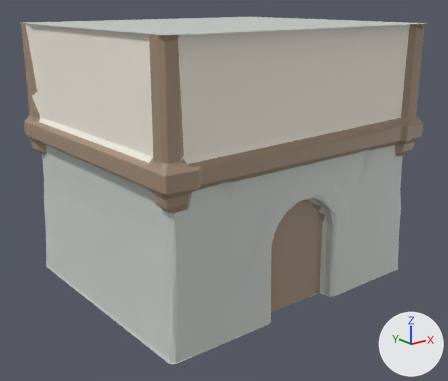
One commit to the glTF model docs/univers/archipeo/batiments/modeles/5e-batiment-logis-de-velin/etape-1.glb: the scene before it, then after it.
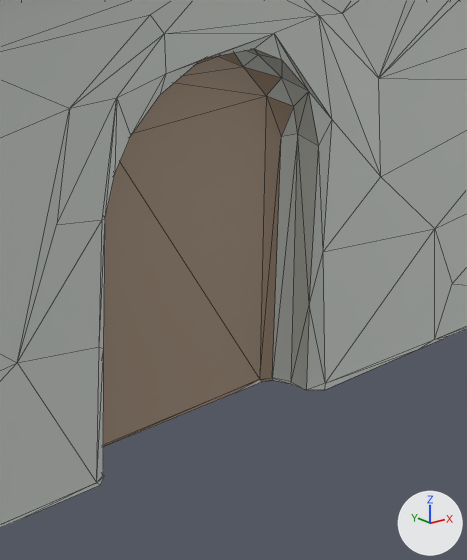
There are two pictures of each version: one whole from a 50 mm lens placed at (-0.903, -1.141, 0.666), pointed at (0.0, -0.012, 0.214), one close up on the part from 54% to 84% of the width and 48% to 91% of the height. Arrows for +X, +Y and +Z are at lower right; the lights stay in place. The older version's two pictures come first. The close-ups show mesh edges as thin lines. Vertices at exactly the same position are counted once.

The first close-up shows 'geometry_0'.
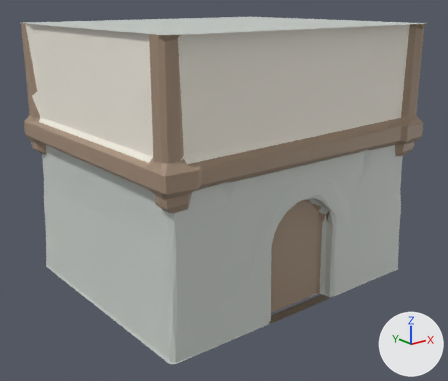
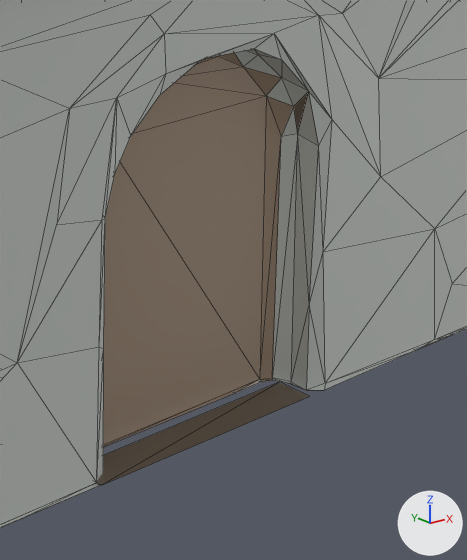
Where the change shows, as pixel boxes [x1, y1, x2, y2] in the close-ups (467 x 560 px):
part 1 of me_geometry_0, built on: before [290, 305, 325, 390]; after [96, 305, 325, 485]
part 2 of me_geometry_0, recoloured (light grey to brown): [294, 91, 309, 133] in both

Diff of the bpy script that builds the scene:
```diff
--- a/docs/univers/archipeo/batiments/modeles/5e-batiment-logis-de-velin/etape-1.glb.py
+++ b/docs/univers/archipeo/batiments/modeles/5e-batiment-logis-de-velin/etape-1.glb.py
@@ me_geometry_0 @@
 # used by ob_geometry_0; location = (0.0, 0.0, 0.0)
-me_geometry_0.from_pydata(...)  # 469 vertices, 803 faces; spans x -0.356..0.385, y -0.3..0.324, z 0.0..0.607
+me_geometry_0.from_pydata(...)  # 473 vertices, 844 faces; spans x -0.356..0.385, y -0.3..0.324, z 0.0..0.607
+# me_geometry_0 part 1
+# 11 faces are deleted
+# 2 vertices move within x 0.367, y 0.299, z 0.0
+# 4 vertices are added at (-0.092, -0.285, 0.003), (0.095, -0.285, 0.003), (0.095, -0.259, 0.003), (-0.092, -0.259, 0.003)
+# 52 new faces join them
+# me_geometry_0 part 2: 1 kept faces spanning x 0.092..0.103, y -0.273..-0.256, z 0.178..0.214 get new vertex colours; the middle colour goes from light grey #ccd1cc to brown #7c7062
 me_geometry_0.materials.append(mat_defaultmaterial)
```
